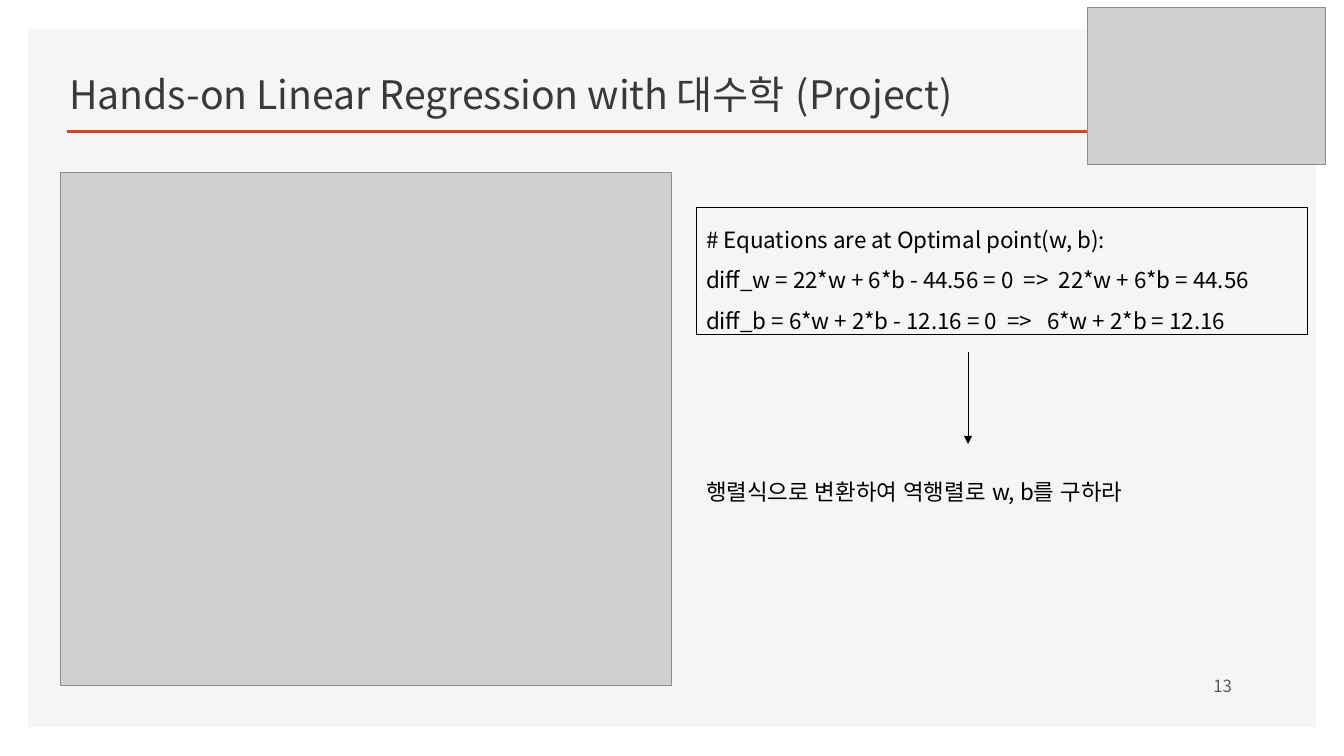
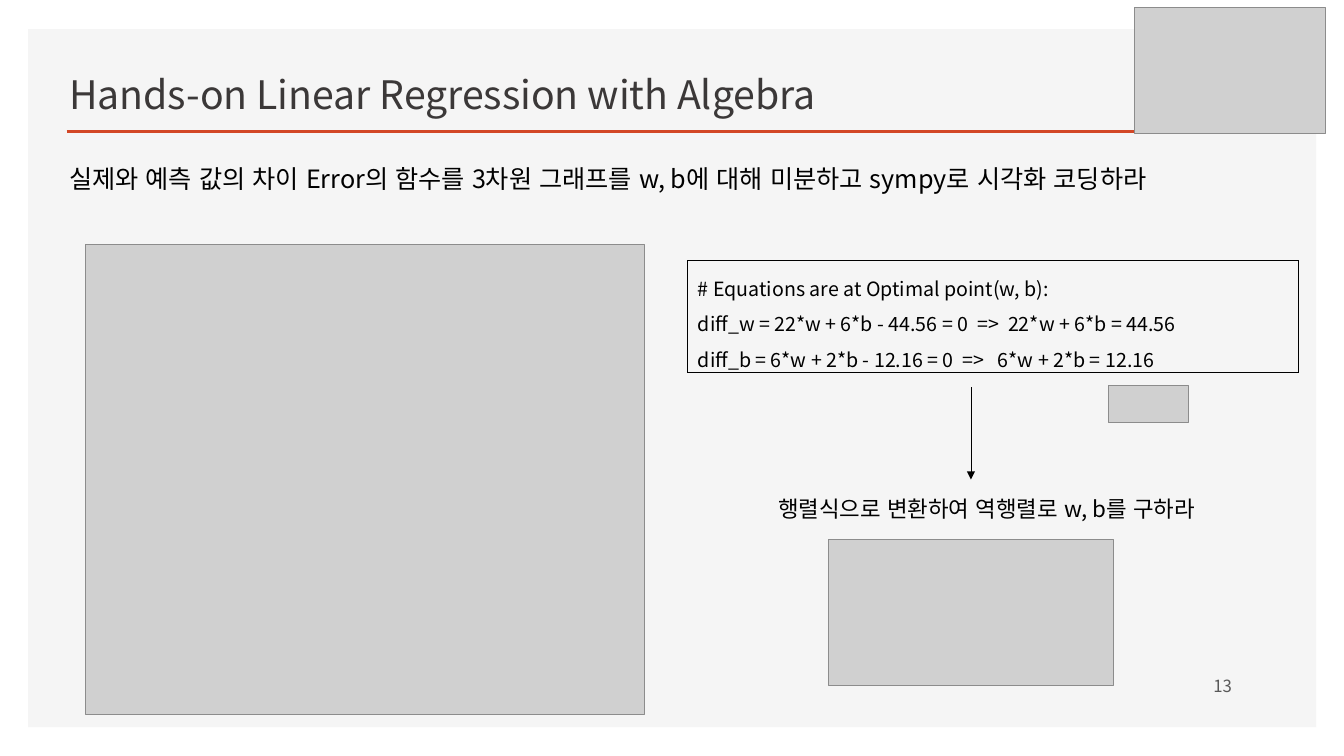
Before and after one commit to ancestor9/mathematics-for-machine-learning, a slide deck: slide 13 of Linear_Algebra/w4_Perceptron_Regression.pptx. Drawn at 1344x756 pixels with LibreOffice and Linux fonts; fonts in the diff are those of the drawing; grey boxes stand for pictures; background and template pictures are left out. Boxes give left, top, right and bottom in pixels: in the first picture for what was removed or moved away, otherwise in the second. Text is boxed around its words. In the diff, an @@ line names an element or a change of style, - is before the commit and + after.

```diff
--- a/Linear_Algebra/w4_Perceptron_Regression.pptx
+++ b/Linear_Algebra/w4_Perceptron_Regression.pptx
@@ picture: place and size @@
-picture at (1088, 7, 1325, 164)
+picture at (1134, 7, 1325, 133)
@@ text at (69, 77, 815, 119): text changed @@
-Hands-on Linear Regression with 대수학 (Project)
+Hands-on Linear Regression with Algebra
@@ text added at (69, 167, 1147, 194), 18 pt, text #000000 @@
+실제와 예측 값의 차이 Error의 함수를 3차원 그래프를 w, b에 대해 미분하고 sympy로 시각화 코딩하라
@@ picture: place and size @@
-picture at (62, 172, 673, 686)
+picture at (86, 245, 645, 715)
@@ rectangle "# Equations are at Optimal ...": place and size @@
-rectangle "# Equations are at Optimal ..." at (697, 208, 1308, 335)
+rectangle "# Equations are at Optimal ..." at (689, 260, 1300, 373)
@@ rectangle "# Equations are at Optimal ..." at (689, 260, 1300, 373): size 16 to 14 pt @@
@@ arrow moved from (968, 352) - (968, 445) to (971, 387) - (971, 480) @@
@@ picture added at (1109, 386, 1189, 423) @@
@@ text "행렬식으로 변환하여 역행렬로 w, b를 ...": place and size @@
-text "행렬식으로 변환하여 역행렬로 w, b를 ..." at (706, 481, 1123, 504)
+text "행렬식으로 변환하여 역행렬로 w, b를 ..." at (778, 498, 1195, 521)
@@ picture added at (829, 539, 1114, 686) @@
```
Also in this commit, not shown: 10 other slides changed, 2 slides added.
